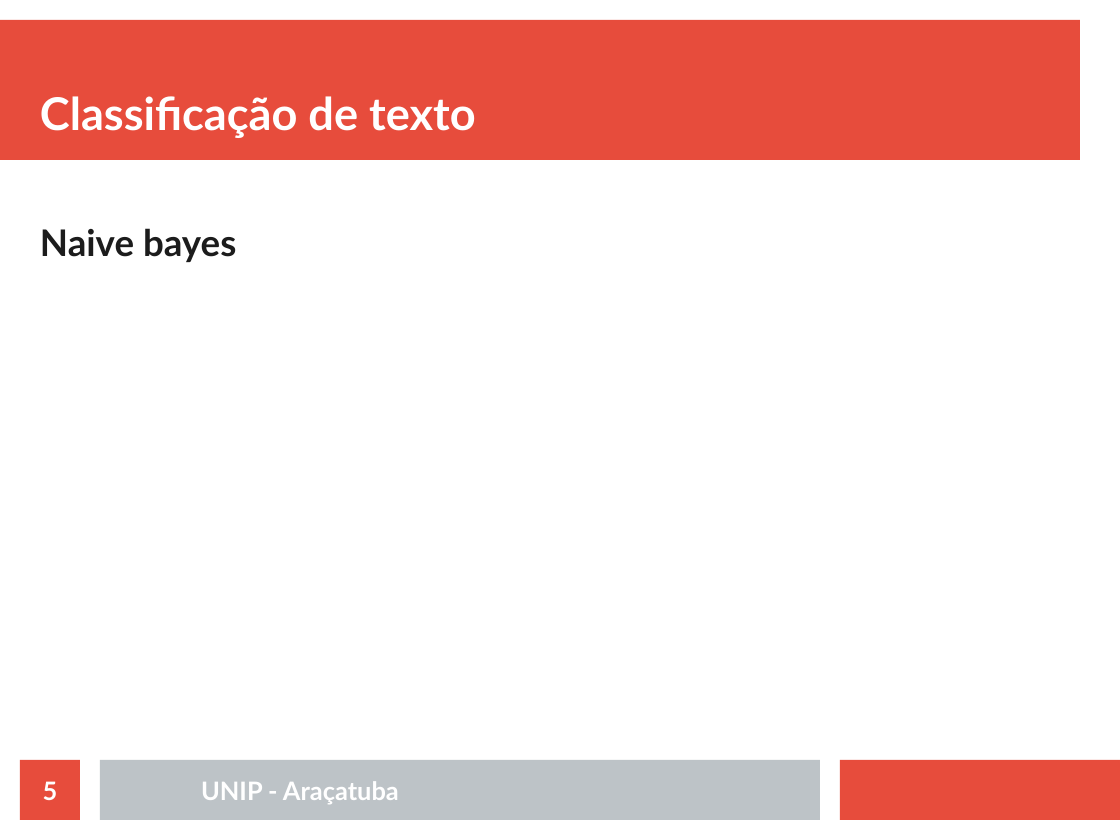
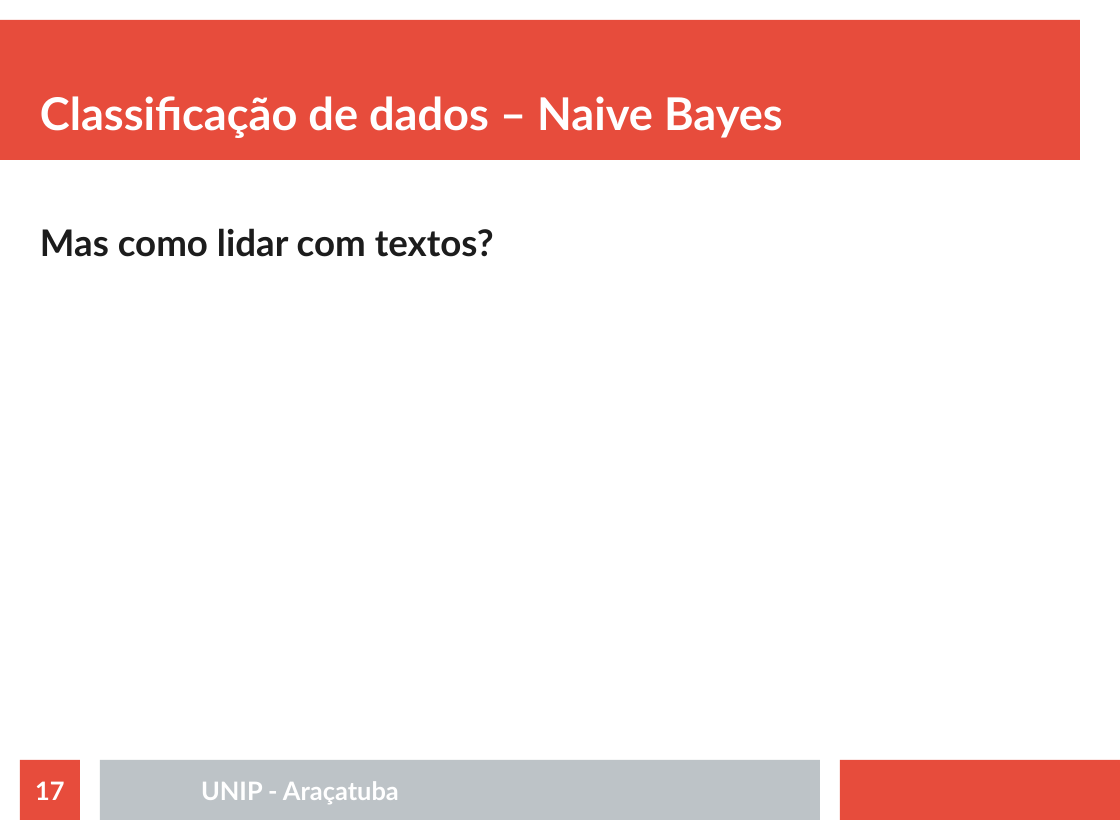
Before and after one commit to rafaelstojoao/pos-unip, a slide deck: slide 17 of [2020][modulo][Processamento_Linguagem_Natural]/[aula]02[classificacao].odp (slide 5 before the commit). Drawn at 1120x840 pixels with LibreOffice and Linux fonts; fonts in the diff are those of the drawing. Boxes give left, top, right and bottom in pixels: in the first picture for what was removed or moved away, otherwise in the second. Text is boxed around its words. In the diff, an @@ line names an element or a change of style, - is before the commit and + after.

```diff
--- a/[2020][modulo][Processamento_Linguagem_Natural]/[aula]02[classificacao].odp
+++ b/[2020][modulo][Processamento_Linguagem_Natural]/[aula]02[classificacao].odp
@@ title at (x1=40, y1=96, x2=783, y2=138): text changed @@
-Classificação de texto
+Classificação de dados – Naive Bayes
@@ text at (x1=40, y1=228, x2=494, y2=257): text changed @@
-Naive bayes
+Mas como lidar com textos?
@@ page number at (x1=35, y1=781, x2=64, y2=800): text changed @@
-5
+17
```
Also in this commit, not shown: 2 other slides changed, 25 slides added, 4 slides removed, 46 other files.
